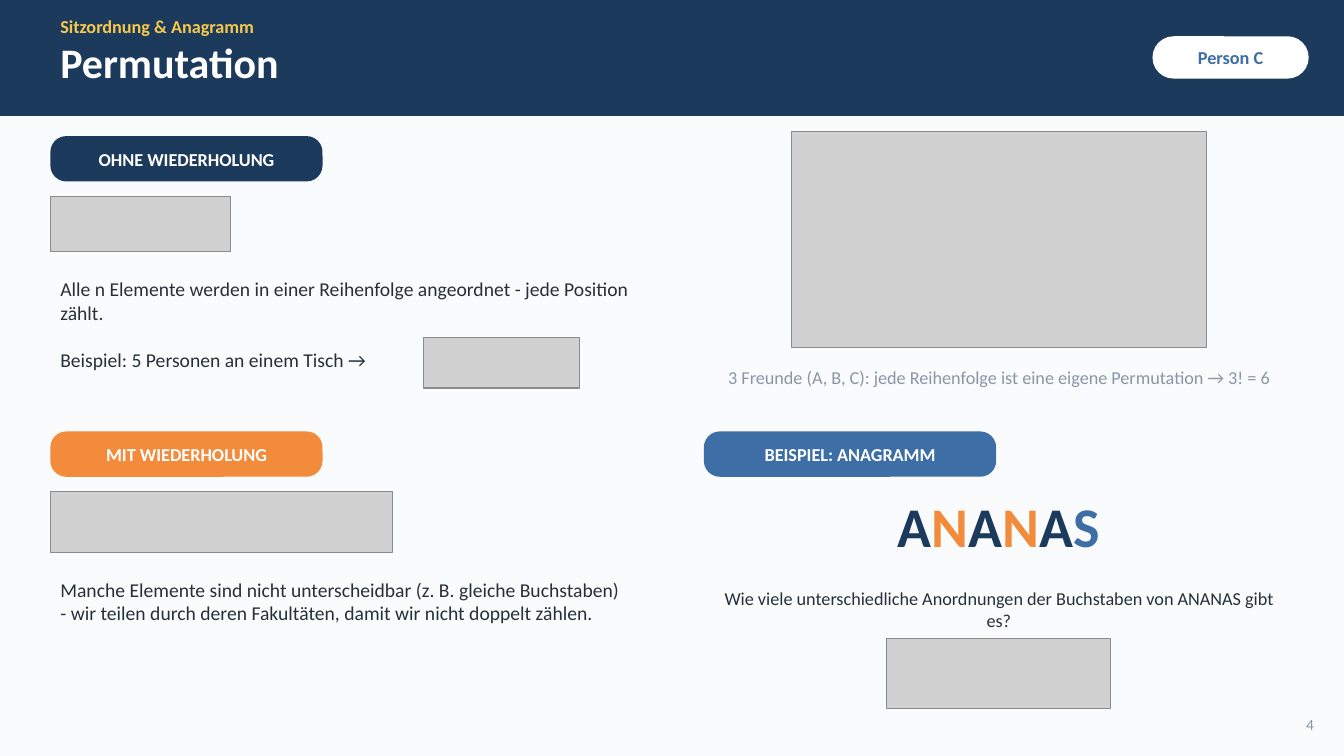
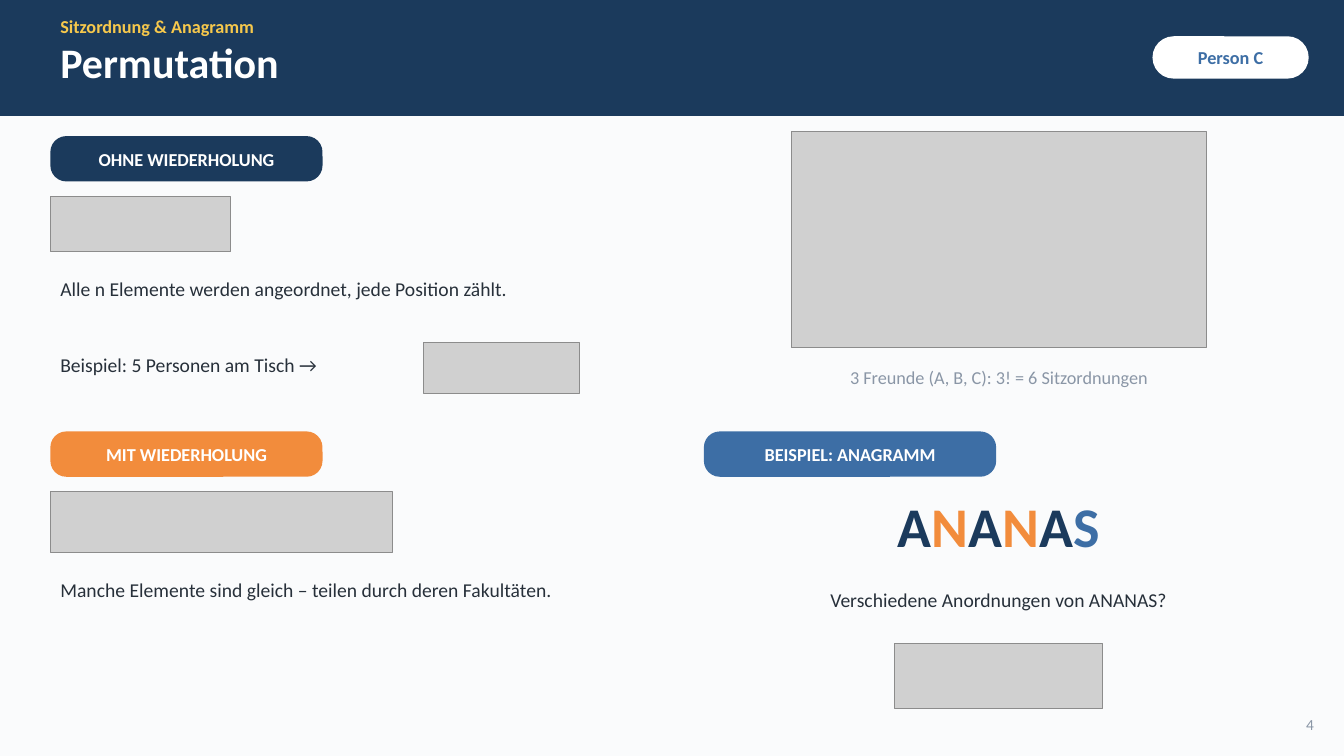
Before and after one commit to simonschick240308-hash/stuff4staff-upgrade, a slide deck: slide 4 of kombinatorik-praesentation/kombinatorik_praesentation.pptx. Drawn at 1344x756 pixels with LibreOffice and Linux fonts; fonts in the diff are those of the drawing; grey boxes stand for pictures. Boxes give left, top, right and bottom in pixels: in the first picture for what was removed or moved away, otherwise in the second. Text is boxed around its words. In the diff, an @@ line names an element or a change of style, - is before the commit and + after.

```diff
--- a/kombinatorik-praesentation/kombinatorik_praesentation.pptx
+++ b/kombinatorik-praesentation/kombinatorik_praesentation.pptx
@@ text at [60,282,507,300]: text changed @@
-Alle n Elemente werden in einer Reihenfolge angeordnet - jede Position zählt.
+Alle n Elemente werden angeordnet, jede Position zählt.
@@ text at [60,358,294,375]: text changed @@
-Beispiel: 5 Personen an einem Tisch →
+Beispiel: 5 Personen am Tisch →
@@ picture: place and size @@
-picture at [423,338,580,388]
+picture at [423,343,580,393]
@@ text at [850,371,1148,387]: text changed @@
-3 Freunde (A, B, C): jede Reihenfolge ist eine eigene Permutation → 3! = 6
+3 Freunde (A, B, C): 3! = 6 Sitzordnungen
@@ text at [60,583,551,601]: text changed @@
-Manche Elemente sind nicht unterscheidbar (z. B. gleiche Buchstaben) - wir teilen durch deren Fakultäten, damit wir nicht doppelt zählen.
+Manche Elemente sind gleich – teilen durch deren Fakultäten.
@@ text at [830,593,1167,611]: text changed; size 13 to 14 pt @@
-Wie viele unterschiedliche Anordnungen der Buchstaben von ANANAS gibt es?
+Verschiedene Anordnungen von ANANAS?
@@ picture: place and size @@
-picture at [887,638,1111,709]
+picture at [895,643,1103,709]
```
Also in this commit, not shown: 8 other slides changed, 7 slides added, 11 slides removed, 5 other files.
